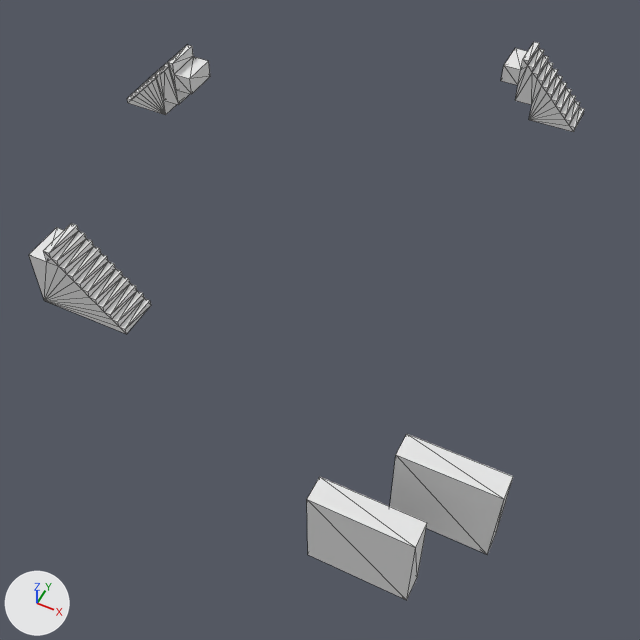
Before and after pictures for a commit that changed the OBJ model New folder/Assets/Level Models/1.5stair.obj.
Before and after are seen from a 50 mm camera at (46.1, -89.2, 91.7) aimed at (6.6, -10.2, -7.0). Lighting does not change. The marker at lower left points along +X, +Y and +Z. Mesh edges are drawn as thin lines. Where no turn or scale is listed for an object, it has been applied to the vertices. Vertices at the same position are counted once.

Objects in the first picture: '1.5stair'.
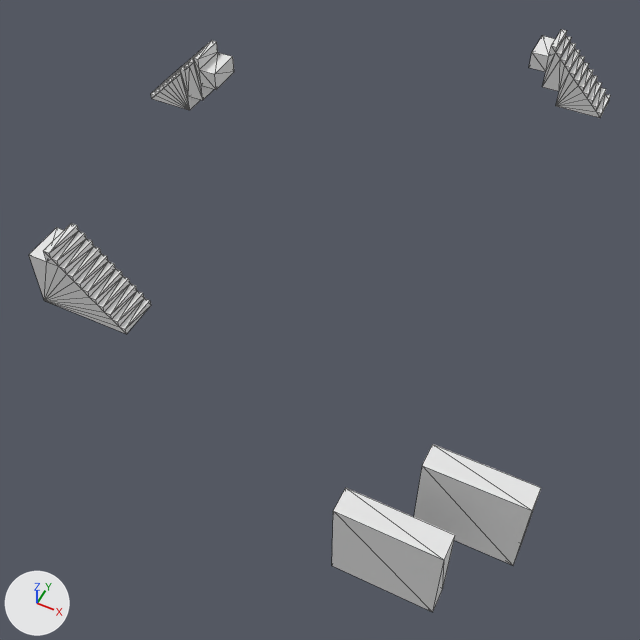
What differs and where, as boxes (x1, y1, x2, y2) in the pictures (640 x 640 px; the box of a moved part takes in the faces that stretch with it):
'1.5stair', reshaped
    before: (29, 42, 585, 600)
    after: (29, 29, 611, 612)
part 1 of me_1_5stair, moved or reshaped
    before: (127, 45, 210, 115)
    after: (151, 41, 234, 110)
part 2 of me_1_5stair, moved or reshaped
    before: (501, 42, 585, 132)
    after: (529, 29, 611, 118)
part 3 of me_1_5stair, moved or reshaped
    before: (307, 477, 427, 600)
    after: (332, 488, 455, 612)
part 4 of me_1_5stair, moved or reshaped
    before: (390, 434, 513, 554)
    after: (414, 444, 541, 565)

What changed in the scene script:
```text
Change me_1_5stair:
    where me_1_5stair.from_pydata(...)  # 188 vertices, 356 faces; spans x -44.0..42.0, y -48.0..48.0, z 0.0..12.0
    used by ob_1_5stair; location = (0.0, 0.0, 0.0)
    me_1_5stair part 1: the loose piece of 60 vertices spanning x -44.0..-30.0, y 15.0..21.0, z 0.0..11.0 is moved by (3.0, 3.0, 0.0)
    me_1_5stair part 2: the loose piece of 60 vertices spanning x 15.0..29.0, y 42.0..48.0, z 0.0..11.0 is moved by (3.0, 6.0, 0.0)
    me_1_5stair part 3: the loose piece of 8 vertices spanning x 24.0..36.0, y -48.0..-45.0, z 0.0..12.0 is moved by (3.0, 0.0, 0.0)
    me_1_5stair part 4: the loose piece of 8 vertices spanning x 30.0..42.0, y -39.0..-36.0, z 0.0..12.0 is moved by (3.0, 0.0, 0.0)
```
